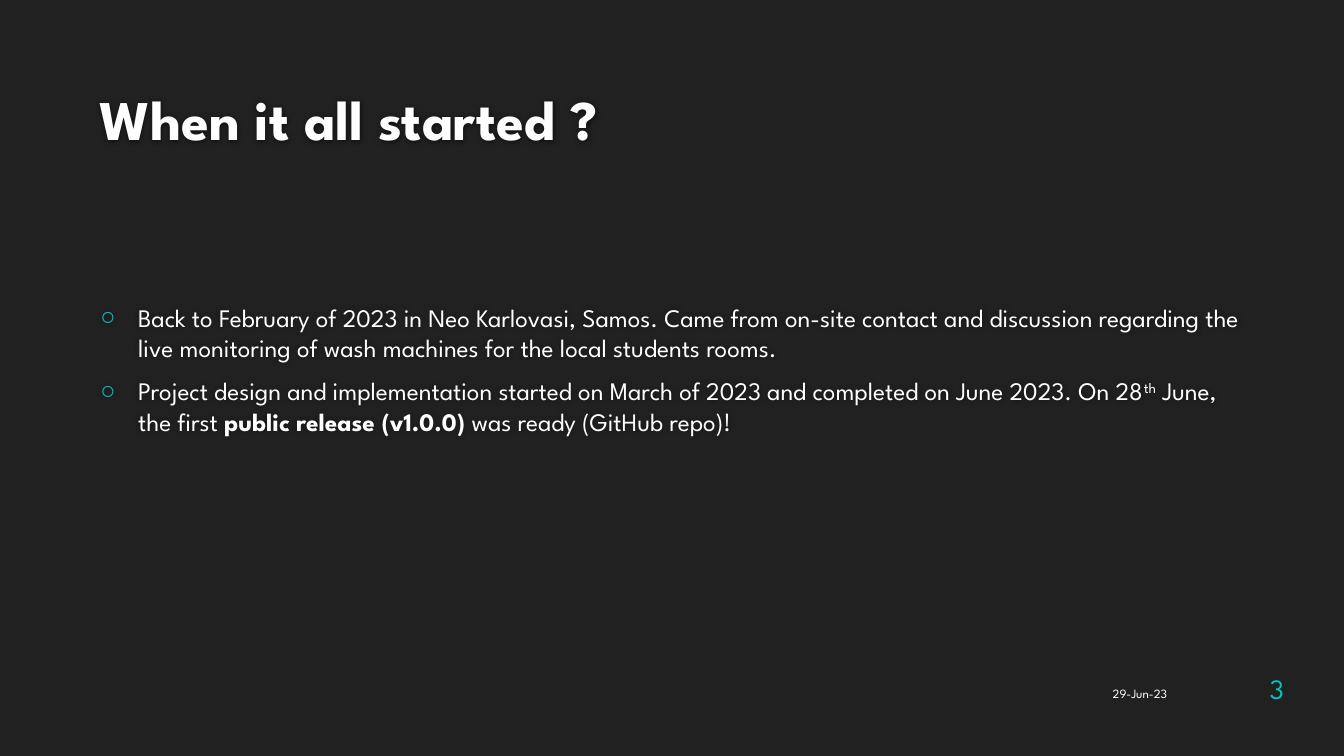
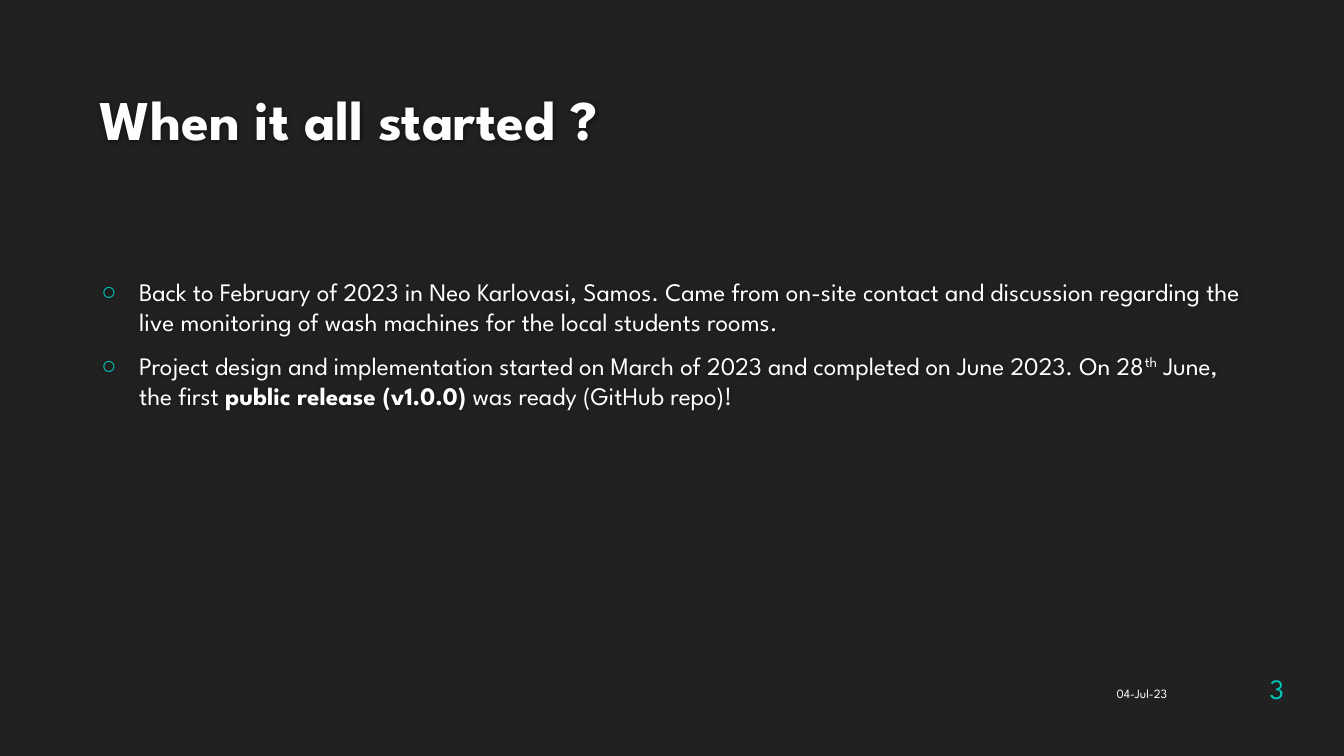
Before and after one commit to stevpla/smart-sustainable-wash-machines-monitoring-app, a slide deck: slide 3 of Wash_Machines_Live_Monitoring_Service_ppt.pptx. Drawn at 1344x756 pixels with LibreOffice and Linux fonts; fonts in the diff are those of the drawing; background and template pictures are left out. Boxes give left, top, right and bottom in pixels: in the first picture for what was removed or moved away, otherwise in the second. Text is boxed around its words. In the diff, an @@ line names an element or a change of style, - is before the commit and + after.

```diff
--- a/Wash_Machines_Live_Monitoring_Service_ppt.pptx
+++ b/Wash_Machines_Live_Monitoring_Service_ppt.pptx
@@ text "Back to February of 2023 ..." moved from (x1=138, y1=309, x2=1238, y2=437) to (x1=139, y1=283, x2=1239, y2=411) @@
@@ text at (x1=1117, y1=689, x2=1167, y2=698): text changed @@
-29-Jun-23
+04-Jul-23
```
Also in this commit, not shown: 9 other slides changed, 3 slides added.
